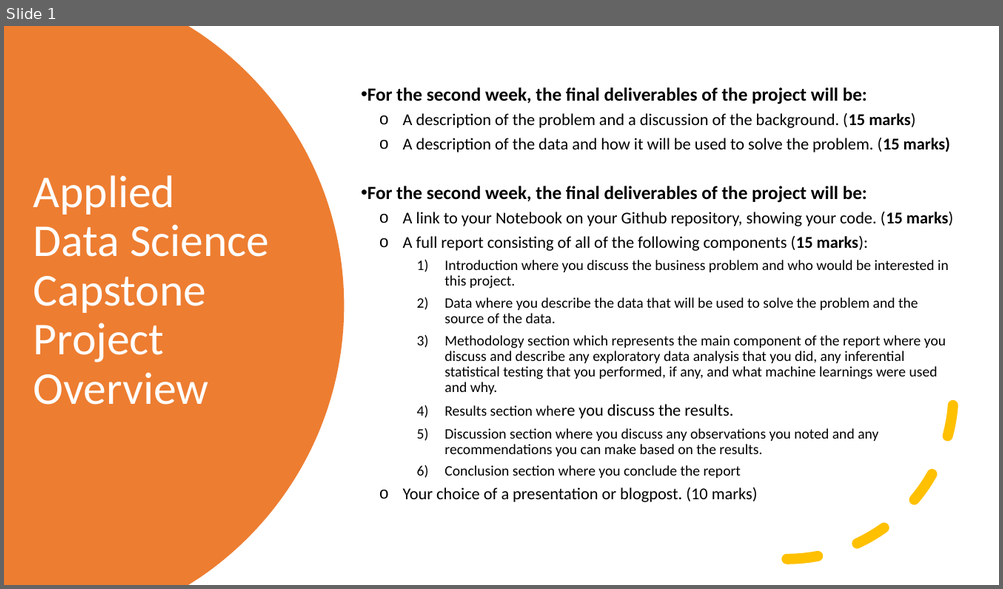
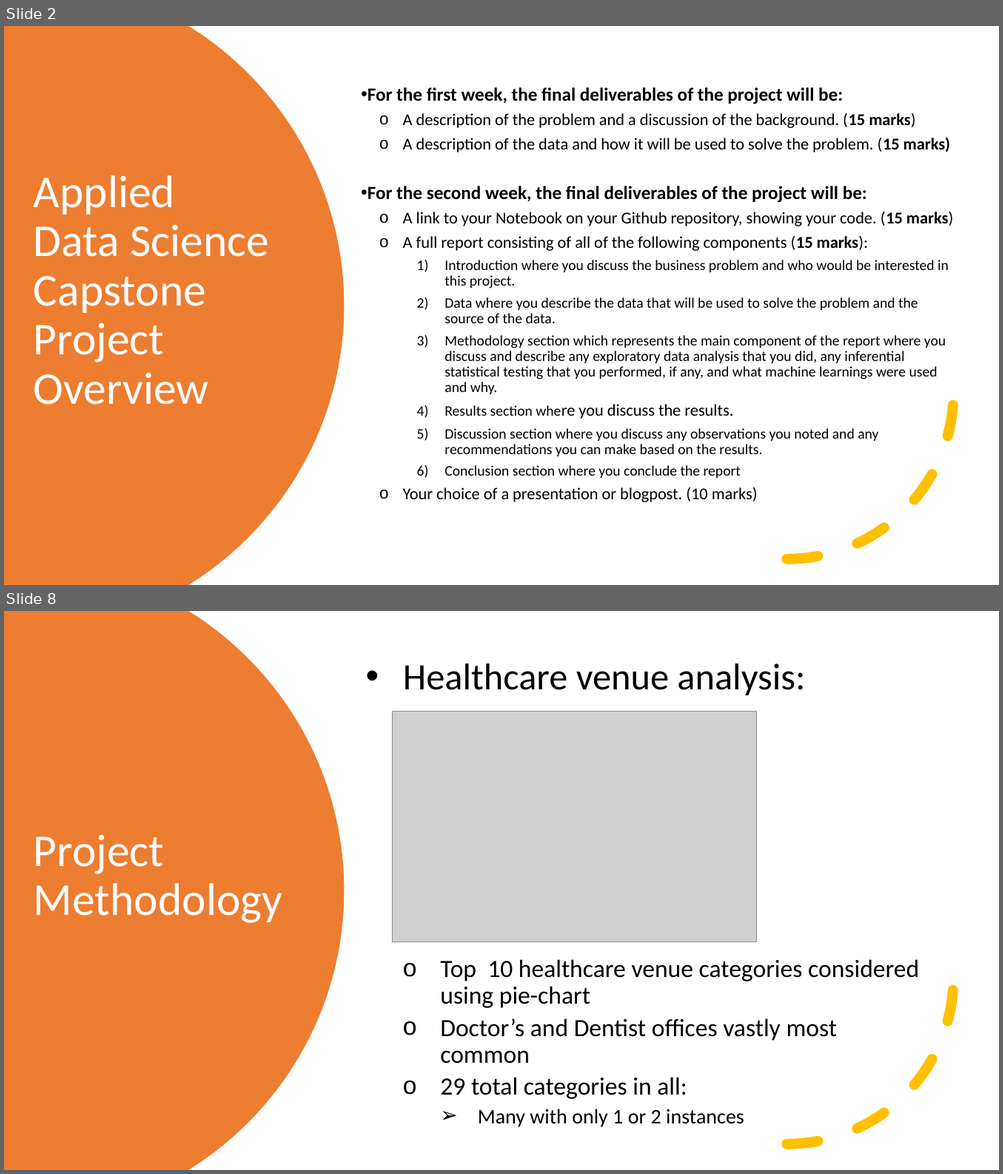
Before and after one commit to nmeljefe/Coursera_IBM_DataScience, a slide deck: IBM_DataScience_Capstone.pptx. Shown one above the other, each under a label of ours: slide 1 before the commit, slides 2 and 8 after it; the slides between them are not shown. The pictures are 1003x589 and 1003x1174 pixels, drawn with LibreOffice and Linux fonts; fonts in the diff are those of the drawing; grey boxes stand for pictures. Boxes give left, top, right and bottom in pixels: in the first picture for what was removed or moved away, otherwise in the second. Text is boxed around its words. In the diff, an @@ line names an element or a change of style, - is before the commit and + after.

Commit message:
Push of final Capstone project materials.

```diff
--- a/IBM_DataScience_Capstone.pptx
+++ b/IBM_DataScience_Capstone.pptx
@@ slide 8 added at bbox=[4, 611, 999, 1170], background #FFFFFF @@
@@ freeform shape added at bbox=[4, 611, 344, 1170], fill #ED7D31 @@
@@ text added at bbox=[403, 664, 919, 1128], 24 pt, text #000000 @@
+• Healthcare venue analysis:
+  o Top 10 healthcare venue categories considered using pie-chart
+  o Doctor’s and Dentist offices vastly most common
+  o 29 total categories in all:
+    ➢ Many with only 1 or 2 instances
@@ picture added at bbox=[392, 711, 757, 943] @@
@@ arc (boxed as its full ellipse) added at bbox=[620, 812, 954, 1145], outline #FFC000 10 pt dashed @@
@@ title added at bbox=[34, 834, 283, 923], 44 pt, text #FFFFFF @@
+Project Methodology
@@ what was slide 1 is now slide 2 @@
@@ slide 2 changed as well @@
@@ text at bbox=[367, 87, 842, 104]: text changed @@
-• For the second week, the final deliverables of the project will be:
+• For the first week, the final deliverables of the project will be:
```
Also in this commit, not shown: 2 other slides changed, 11 other slides added, 1 slide removed, 1 other file.
